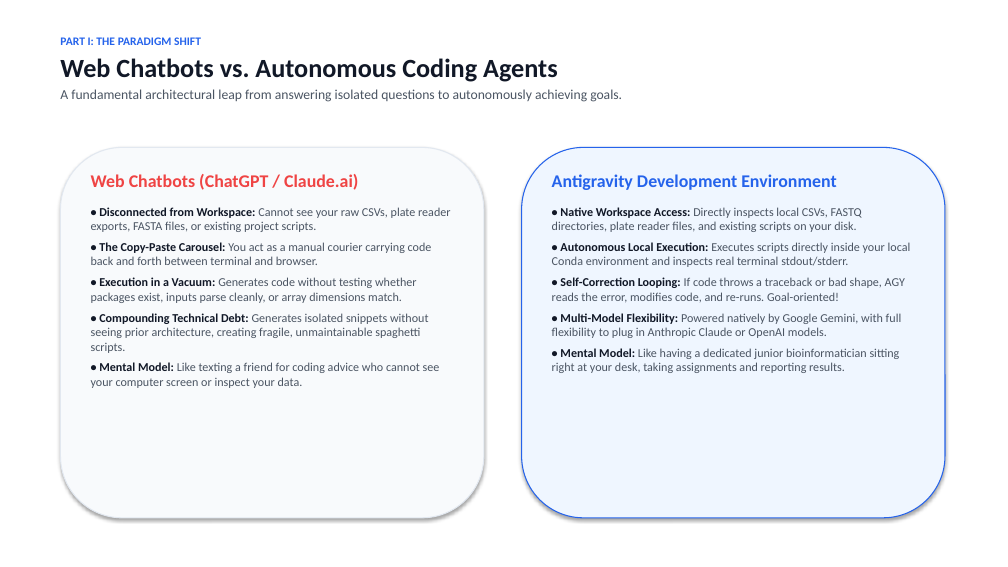
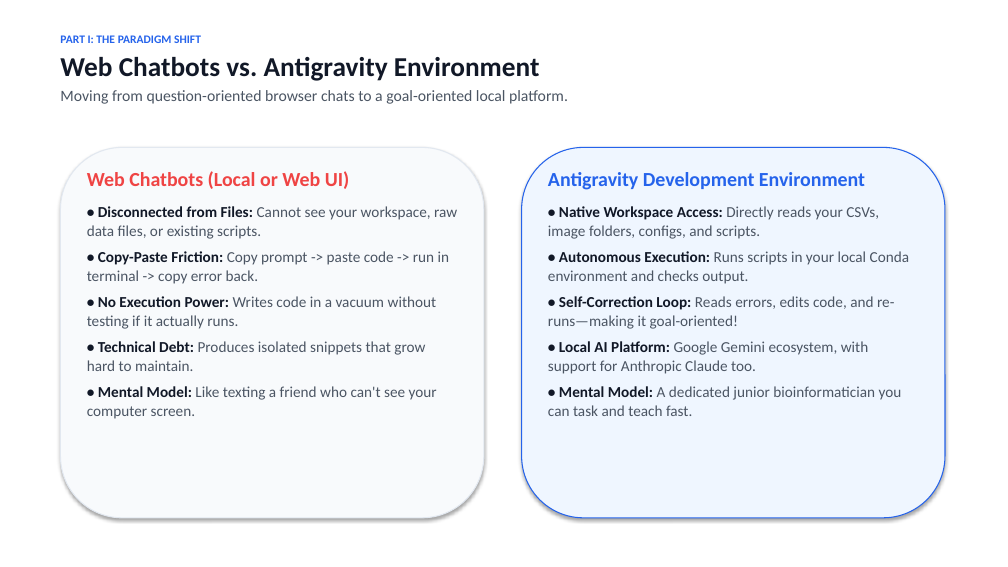
Before and after one commit to berman-lab/antigravity-intoduction-presentation, a slide deck: slide 4 of antigravity_lab_presentation.pptx. Drawn at 1008x567 pixels with LibreOffice and Linux fonts; fonts in the diff are those of the drawing. Boxes give left, top, right and bottom in pixels: in the first picture for what was removed or moved away, otherwise in the second. Text is boxed around its words. In the diff, an @@ line names an element or a change of style, - is before the commit and + after.

```diff
--- a/antigravity_lab_presentation.pptx
+++ b/antigravity_lab_presentation.pptx
@@ text at (60,57,568,104): text changed; size 13 to 15 pt @@
-Web Chatbots vs. Autonomous Coding Agents
-A fundamental architectural leap from answering isolated questions to autonomously achieving goals.
+Web Chatbots vs. Antigravity Environment
+Moving from question-oriented browser chats to a goal-oriented local platform.
@@ text at (87,171,457,419): text changed; size 11.5 to 14.5 pt @@
-Web Chatbots (ChatGPT / Claude.ai)
-• Disconnected from Workspace: Cannot see your raw CSVs, plate reader exports, FASTA files, or existing project scripts.
-• The Copy-Paste Carousel: You act as a manual courier carrying code back and forth between terminal and browser.
-• Execution in a Vacuum: Generates code without testing whether packages exist, inputs parse cleanly, or array dimensions match.
-• Compounding Technical Debt: Generates isolated snippets without seeing prior architecture, creating fragile, unmaintainable spaghetti scripts.
-• Mental Model: Like texting a friend for coding advice who cannot see your computer screen or inspect your data.
+Web Chatbots (Local or Web UI)
+• Disconnected from Files: Cannot see your workspace, raw data files, or existing scripts.
+• Copy-Paste Friction: Copy prompt -> paste code -> run in terminal -> copy error back.
+• No Execution Power: Writes code in a vacuum without testing if it actually runs.
+• Technical Debt: Produces isolated snippets that grow hard to maintain.
+• Mental Model: Like texting a friend who can't see your computer screen.
@@ text at (548,172,865,190): size 17 to 19 pt in "Antigravity Development Environment" @@
@@ text at (548,206,909,416): text changed; size 11.5 to 14.5 pt @@
-• Native Workspace Access: Directly inspects local CSVs, FASTQ directories, plate reader files, and existing scripts on your disk.
-• Autonomous Local Execution: Executes scripts directly inside your local Conda environment and inspects real terminal stdout/stderr.
-• Self-Correction Looping: If code throws a traceback or bad shape, AGY reads the error, modifies code, and re-runs. Goal-oriented!
-• Multi-Model Flexibility: Powered natively by Google Gemini, with full flexibility to plug in Anthropic Claude or OpenAI models.
-• Mental Model: Like having a dedicated junior bioinformatician sitting right at your desk, taking assignments and reporting results.
+• Native Workspace Access: Directly reads your CSVs, image folders, configs, and scripts.
+• Autonomous Execution: Runs scripts in your local Conda environment and checks output.
+• Self-Correction Loop: Reads errors, edits code, and re-runs—making it goal-oriented!
+• Local AI Platform: Google Gemini ecosystem, with support for Anthropic Claude too.
+• Mental Model: A dedicated junior bioinformatician you can task and teach fast.
```
Also in this commit, not shown: 28 other slides changed, 1 other file.
